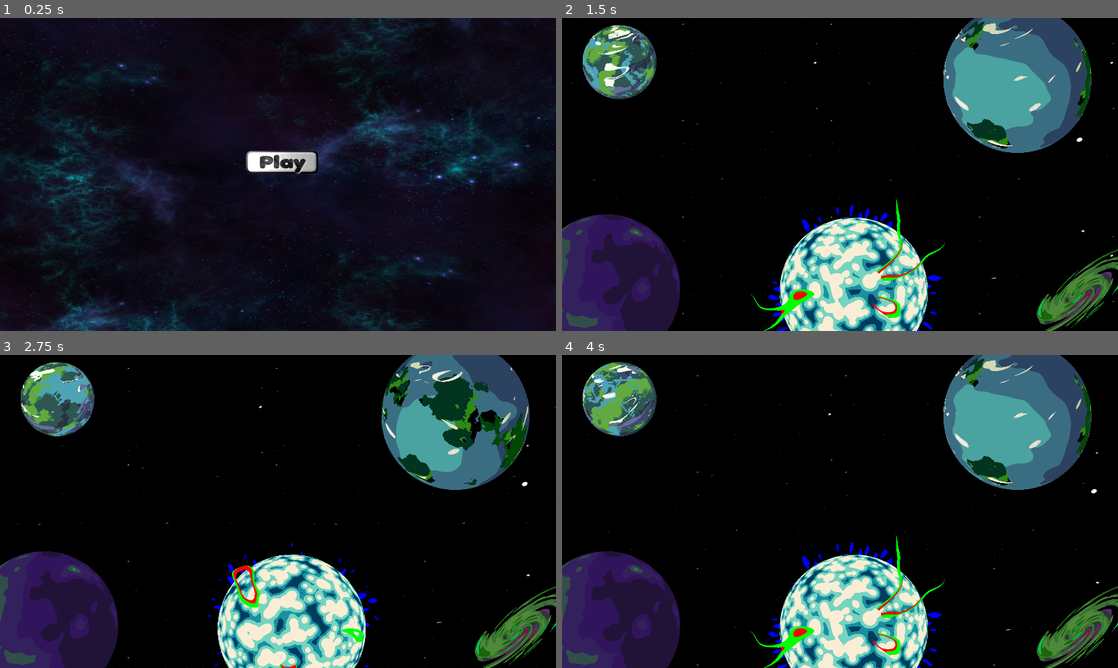
Above: before the commit, frames 1-4 (two rows, left to right).
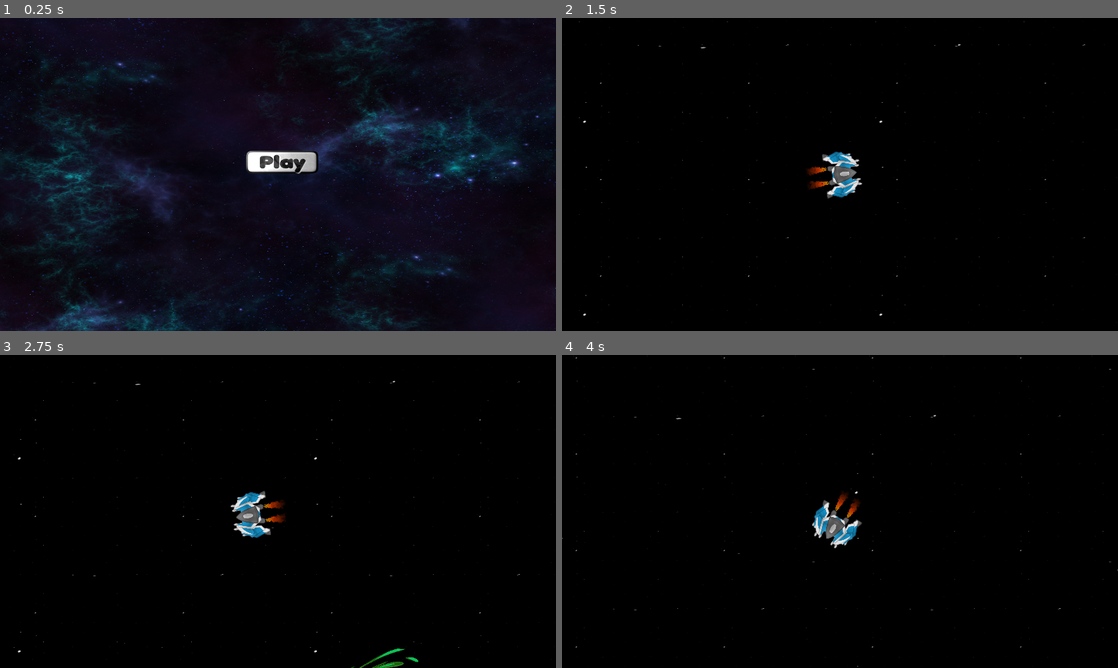
Above: after the commit, the same moments.

Repository: Weact/PortfolioGamifie
Game: Godot game, scene res://Scene/Menus/ScreenTitle/ScreenTitleMenu.tscn
Same seed, same stepped clock (60 frames per second), same inputs: the game is played once before the commit and once after it.
Inputs (mouse positions are in pixels of both pictures, inside the frame that each line leads up to):
- Up to frame 1 (0.25 s): no input
- Up to frame 2 (1.5 s): click (845, 161) at 0.5 s; move the mouse to (962, 158) at 1.27 s; press the mouse at (962, 158) at 1.28 s
- Up to frame 3 (2.75 s): move the mouse to (166, 527) at 2.02 s; release the mouse at (166, 527) at 2.03 s; click (166, 527) at 2.1 s
- Up to frame 4 (4 s): move the mouse to (895, 442) at 2.77 s; press the mouse at (895, 442) at 2.78 s; move the mouse to (812, 574) at 3.52 s; release the mouse at (812, 574) at 3.53 s; click (812, 574) at 3.6 s

The runs differ from the first frame. In frame 1, 3.3% of the frame differs, in the area x 0-100%, y 0-100%; in frame 2, 30%; in frame 3, 30%; in frame 4, 30%.

Commit message:
Planets

Diff:
--- a/Scene/Game/Game.tscn
+++ b/Scene/Game/Game.tscn
@@ -6,15 +6,7 @@
 [ext_resource path="res://Scene/Planets/ColorSmasherPlanet/ColorSmasherPlanet.tscn" type="PackedScene" id=4]
 [ext_resource path="res://Scene/Planets/DeveloperPlanet/DeveloperPlanet.tscn" type="PackedScene" id=5]
 [ext_resource path="res://Scene/Planets/HorrorShipTaskPlanet/HorrorShipTaskPlanet.tscn" type="PackedScene" id=6]
-
-[sub_resource type="GDScript" id=1]
-script/source = "extends ParallaxBackground
-
-export(Vector2) var scrolling_speed = Vector2.ZERO
-
-func _process(delta) -> void:
-	scroll_offset += scrolling_speed * delta
-"
+[ext_resource path="res://Scene/Player/Player.tscn" type="PackedScene" id=7]
 
 [node name="Game" type="Node2D"]
 __meta__ = {
@@ -22,8 +14,6 @@
 }
 
 [node name="ParallaxBackground" type="ParallaxBackground" parent="."]
-script = SubResource( 1 )
-scrolling_speed = Vector2( 20, 20 )
 
 [node name="ParallaxLayer" type="ParallaxLayer" parent="ParallaxBackground"]
 motion_mirroring = Vector2( 2047, 1330 )
@@ -42,22 +32,26 @@
 
 [node name="Planets" type="Node2D" parent="."]
 
+[node name="XionLeakPlanet" parent="Planets" instance=ExtResource( 2 )]
+position = Vector2( 908, 1040 )
+scale = Vector2( 1.5, 1.5 )
+
 [node name="HorrorShipTaskPlanet" parent="Planets" instance=ExtResource( 6 )]
-position = Vector2( 152, 933 )
-script = null
+position = Vector2( -568, 1605 )
+scale = Vector2( 1.5, 1.5 )
 
 [node name="HauntedDreamPlanet" parent="Planets" instance=ExtResource( 3 )]
-position = Vector2( 1572, 209 )
-script = null
+position = Vector2( 3180, -7 )
+scale = Vector2( 1.5, 1.5 )
 
 [node name="DeveloperPlanet" parent="Planets" instance=ExtResource( 5 )]
-position = Vector2( 198, 152 )
-script = null
+position = Vector2( -474, -760 )
+scale = Vector2( 2.5, 2.5 )
 
 [node name="ColorSmasherPlanet" parent="Planets" instance=ExtResource( 4 )]
-position = Vector2( 1007, 944 )
-script = null
+position = Vector2( 3407, 2040 )
+scale = Vector2( 1.5, 1.5 )
 
-[node name="XionLeakPlanet" parent="Planets" instance=ExtResource( 2 )]
-position = Vector2( 1780, 952 )
-script = null
+[node name="Player" parent="." instance=ExtResource( 7 )]
+position = Vector2( 711.816, 317.604 )
+acceleration = 500
--- a/Scene/Menus/ScreenTitle/ScreenTitleMenu.tscn
+++ b/Scene/Menus/ScreenTitle/ScreenTitleMenu.tscn
@@ -60,7 +60,7 @@
 
 [node name="ParallaxBackground" type="ParallaxBackground" parent="."]
 script = SubResource( 1 )
-scrolling_speed = Vector2( 50, 50 )
+scrolling_speed = Vector2( 30, 30 )
 
 [node name="ParallaxLayer" type="ParallaxLayer" parent="ParallaxBackground"]
 motion_mirroring = Vector2( 2047, 1330 )
--- /dev/null
+++ b/Scene/Planets/ColorSmasherPlanet/ColorSmasherPlanet.gd
@@ -0,0 +1,16 @@
+extends Planet
+class_name ColorSmasherPlanet
+func is_class(value: String):return value == "ColorSmasherPlanet" or .is_class(value)
+func get_class() -> String:return "ColorSmasherPlanet"
+
+#### ACCESSORS ####
+
+#### BUILT-IN ####
+
+#### LOGIC ####
+
+#### VIRTUALS ####
+
+#### INPUTS ####
+
+#### SIGNAL RESPONSES ####
--- a/Scene/Planets/ColorSmasherPlanet/ColorSmasherPlanet.tscn
+++ b/Scene/Planets/ColorSmasherPlanet/ColorSmasherPlanet.tscn
@@ -1,7 +1,8 @@
-[gd_scene load_steps=30 format=2]
+[gd_scene load_steps=32 format=2]
 
 [ext_resource path="res://Scene/Planets/Planet.tscn" type="PackedScene" id=1]
 [ext_resource path="res://Scene/Planets/ColorSmasherPlanet/ColorSmasherPlanet.png" type="Texture" id=2]
+[ext_resource path="res://Scene/Planets/ColorSmasherPlanet/ColorSmasherPlanet.gd" type="Script" id=3]
 
 [sub_resource type="AtlasTexture" id=1]
 flags = 4
@@ -137,14 +138,44 @@
 } ]
 
 [sub_resource type="CircleShape2D" id=27]
-radius = 571.031
+radius = 368.776
+
+[sub_resource type="Animation" id=28]
+length = 0.5
+step = 0.05
+tracks/0/type = "value"
+tracks/0/path = NodePath("PlanetInfosContainer:position")
+tracks/0/interp = 1
+tracks/0/loop_wrap = true
+tracks/0/imported = false
+tracks/0/enabled = true
+tracks/0/keys = {
+"times": PoolRealArray( 0, 0.25, 0.5 ),
+"transitions": PoolRealArray( 1, 1, 1 ),
+"update": 0,
+"values": [ Vector2( 0, 0 ), Vector2( -150, -150 ), Vector2( -300, -300 ) ]
+}
 
 [node name="ColorSmasherPlanet" instance=ExtResource( 1 )]
+script = ExtResource( 3 )
 
 [node name="PlanetAnimation" parent="." index="0"]
 frames = SubResource( 26 )
-frame = 9
+frame = 3
 playing = true
 
 [node name="PlanetHitBox" parent="PlanetShape" index="0"]
 shape = SubResource( 27 )
+
+[node name="AnimationPlayer" parent="." index="2"]
+anims/move_informations = SubResource( 28 )
+
+[node name="Label" type="Label" parent="PlanetInfosContainer/HBoxContainer/VBoxContainer" index="0"]
+margin_right = 40.0
+margin_bottom = 14.0
+text = "Color Smasher"
+
+[node name="Label2" type="Label" parent="PlanetInfosContainer/HBoxContainer/VBoxContainer" index="1"]
+margin_right = 40.0
+margin_bottom = 14.0
+text = "School Project"
--- /dev/null
+++ b/Scene/Planets/DeveloperPlanet/DeveloperPlanet.gd
@@ -0,0 +1,16 @@
+extends Planet
+class_name DeveloperPlanet
+func is_class(value: String):return value == "DeveloperPlanet" or .is_class(value)
+func get_class() -> String:return "DeveloperPlanet"
+
+#### ACCESSORS ####
+
+#### BUILT-IN ####
+
+#### LOGIC ####
+
+#### VIRTUALS ####
+
+#### INPUTS ####
+
+#### SIGNAL RESPONSES ####
--- a/Scene/Planets/DeveloperPlanet/DeveloperPlanet.tscn
+++ b/Scene/Planets/DeveloperPlanet/DeveloperPlanet.tscn
@@ -1,7 +1,8 @@
-[gd_scene load_steps=30 format=2]
+[gd_scene load_steps=32 format=2]
 
 [ext_resource path="res://Scene/Planets/Planet.tscn" type="PackedScene" id=1]
 [ext_resource path="res://Scene/Planets/DeveloperPlanet/DeveloperInformationPlanet.png" type="Texture" id=2]
+[ext_resource path="res://Scene/Planets/DeveloperPlanet/DeveloperPlanet.gd" type="Script" id=3]
 
 [sub_resource type="AtlasTexture" id=1]
 flags = 4
@@ -133,18 +134,64 @@
 "frames": [ SubResource( 1 ), SubResource( 2 ), SubResource( 3 ), SubResource( 4 ), SubResource( 5 ), SubResource( 6 ), …(360 unchanged characters)…
 "loop": true,
 "name": "default",
-"speed": 14.0
+"speed": 7.0
 } ]
 
 [sub_resource type="CircleShape2D" id=27]
-radius = 251.205
+radius = 137.746
+
+[sub_resource type="Animation" id=28]
+resource_name = "move_informations"
+length = 0.5
+step = 0.05
+tracks/0/type = "value"
+tracks/0/path = NodePath("PlanetInfosContainer:position")
+tracks/0/interp = 1
+tracks/0/loop_wrap = true
+tracks/0/imported = false
+tracks/0/enabled = true
+tracks/0/keys = {
+"times": PoolRealArray( 0, 0.25, 0.5 ),
+"transitions": PoolRealArray( 1, 1, 1 ),
+"update": 0,
+"values": [ Vector2( 0, 0 ), Vector2( -100, -100 ), Vector2( -220, -220 ) ]
+}
 
 [node name="DeveloperPlanet" instance=ExtResource( 1 )]
+script = ExtResource( 3 )
 
 [node name="PlanetAnimation" parent="." index="0"]
 frames = SubResource( 26 )
-frame = 4
+frame = 2
 playing = true
 
 [node name="PlanetHitBox" parent="PlanetShape" index="0"]
 shape = SubResource( 27 )
+
+[node name="AnimationPlayer" parent="." index="2"]
+anims/move_informations = SubResource( 28 )
+
+[node name="Label" type="Label" parent="PlanetInfosContainer/HBoxContainer/VBoxContainer" index="0"]
+margin_right = 40.0
+margin_bottom = 14.0
+text = "DRUCKES Lucas"
+
+[node name="Label2" type="Label" parent="PlanetInfosContainer/HBoxContainer/VBoxContainer" index="1"]
+margin_right = 40.0
+margin_bottom = 14.0
+text = "C++ / C#"
+
+[node name="Label3" type="Label" parent="PlanetInfosContainer/HBoxContainer/VBoxContainer" index="2"]
+margin_right = 40.0
+margin_bottom = 14.0
+text = "HTML, JS, PHASER3, CSS, PHP, SQL"
+
+[node name="Label4" type="Label" parent="PlanetInfosContainer/HBoxContainer/VBoxContainer" index="3"]
+margin_right = 40.0
+margin_bottom = 14.0
+text = "GODOT, UNREAL, UNITY"
+
+[node name="Label5" type="Label" parent="PlanetInfosContainer/HBoxContainer/VBoxContainer" index="4"]
+margin_right = 40.0
+margin_bottom = 14.0
+text = "LUDUS ACADEMIE"
--- /dev/null
+++ b/Scene/Planets/HauntedDreamPlanet/HauntedDreamPlanet.gd
@@ -0,0 +1,16 @@
+extends Planet
+class_name HauntedDreamPlanet
+func is_class(value: String):return value == "HauntedDreamPlanet" or .is_class(value)
+func get_class() -> String:return "HauntedDreamPlanet"
+
+#### ACCESSORS ####
+
+#### BUILT-IN ####
+
+#### LOGIC ####
+
+#### VIRTUALS ####
+
+#### INPUTS ####
+
+#### SIGNAL RESPONSES ####
--- a/Scene/Planets/HauntedDreamPlanet/HauntedDreamPlanet.tscn
+++ b/Scene/Planets/HauntedDreamPlanet/HauntedDreamPlanet.tscn
@@ -1,7 +1,8 @@
-[gd_scene load_steps=30 format=2]
+[gd_scene load_steps=32 format=2]
 
 [ext_resource path="res://Scene/Planets/Planet.tscn" type="PackedScene" id=1]
 [ext_resource path="res://Scene/Planets/HauntedDreamPlanet/HauntedDreamPlanet.png" type="Texture" id=2]
+[ext_resource path="res://Scene/Planets/HauntedDreamPlanet/HauntedDreamPlanet.gd" type="Script" id=3]
 
 [sub_resource type="AtlasTexture" id=1]
 flags = 4
@@ -137,14 +138,44 @@
 } ]
 
 [sub_resource type="CircleShape2D" id=27]
-radius = 556.109
+radius = 304.005
+
+[sub_resource type="Animation" id=28]
+length = 0.5
+step = 0.05
+tracks/0/type = "value"
+tracks/0/path = NodePath("PlanetInfosContainer:position")
+tracks/0/interp = 1
+tracks/0/loop_wrap = true
+tracks/0/imported = false
+tracks/0/enabled = true
+tracks/0/keys = {
+"times": PoolRealArray( 0, 0.25, 0.5 ),
+"transitions": PoolRealArray( 1, 1, 1 ),
+"update": 0,
+"values": [ Vector2( 0, 0 ), Vector2( -150, -150 ), Vector2( -300, -300 ) ]
+}
 
 [node name="HauntedDreamPlanet" instance=ExtResource( 1 )]
+script = ExtResource( 3 )
 
 [node name="PlanetAnimation" parent="." index="0"]
 frames = SubResource( 26 )
-frame = 5
+frame = 3
 playing = true
 
 [node name="PlanetHitBox" parent="PlanetShape" index="0"]
 shape = SubResource( 27 )
+
+[node name="AnimationPlayer" parent="." index="2"]
+anims/move_informations = SubResource( 28 )
+
+[node name="Label" type="Label" parent="PlanetInfosContainer/HBoxContainer/VBoxContainer" index="0"]
+margin_right = 40.0
+margin_bottom = 14.0
+text = "Haunted Dream"
+
+[node name="Label2" type="Label" parent="PlanetInfosContainer/HBoxContainer/VBoxContainer" index="1"]
+margin_right = 40.0
+margin_bottom = 14.0
+text = "GLOBAL GAME JAM 2021"
--- /dev/null
+++ b/Scene/Planets/HorrorShipTaskPlanet/HorrorShipTaskPlanet.gd
@@ -0,0 +1,16 @@
+extends Planet
+class_name HorrorShipTaskPlanet
+func is_class(value: String):return value == "HorrorShipTaskPlanet" or .is_class(value)
+func get_class() -> String:return "HorrorShipTaskPlanet"
+
+#### ACCESSORS ####
+
+#### BUILT-IN ####
+
+#### LOGIC ####
+
+#### VIRTUALS ####
+
+#### INPUTS ####
+
+#### SIGNAL RESPONSES ####
--- a/Scene/Planets/HorrorShipTaskPlanet/HorrorShipTaskPlanet.tscn
+++ b/Scene/Planets/HorrorShipTaskPlanet/HorrorShipTaskPlanet.tscn
@@ -1,7 +1,8 @@
-[gd_scene load_steps=30 format=2]
+[gd_scene load_steps=32 format=2]
 
 [ext_resource path="res://Scene/Planets/Planet.tscn" type="PackedScene" id=1]
 [ext_resource path="res://Scene/Planets/HorrorShipTaskPlanet/HorrorShipTaskPlanet.png" type="Texture" id=2]
+[ext_resource path="res://Scene/Planets/HorrorShipTaskPlanet/HorrorShipTaskPlanet.gd" type="Script" id=3]
 
 [sub_resource type="AtlasTexture" id=1]
 flags = 4
@@ -133,18 +134,61 @@
 "frames": [ SubResource( 1 ), SubResource( 2 ), SubResource( 3 ), SubResource( 4 ), SubResource( 5 ), SubResource( 6 ), …(360 unchanged characters)…
 "loop": true,
 "name": "default",
-"speed": 20.0
+"speed": 10.0
 } ]
 
 [sub_resource type="CircleShape2D" id=27]
-radius = 586.767
+radius = 278.377
+
+[sub_resource type="Animation" id=28]
+resource_name = "move_informations"
+length = 0.5
+step = 0.05
+tracks/0/type = "value"
+tracks/0/path = NodePath("PlanetInfosContainer:position")
+tracks/0/interp = 1
+tracks/0/loop_wrap = true
+tracks/0/imported = false
+tracks/0/enabled = true
+tracks/0/keys = {
+"times": PoolRealArray( 0, 0.25, 0.5 ),
+"transitions": PoolRealArray( 1, 1, 1 ),
+"update": 0,
+"values": [ Vector2( 0, 0 ), Vector2( -150, -150 ), Vector2( -300, -300 ) ]
+}
 
 [node name="HorrorShipTaskPlanet" instance=ExtResource( 1 )]
+script = ExtResource( 3 )
 
 [node name="PlanetAnimation" parent="." index="0"]
 frames = SubResource( 26 )
-frame = 4
+frame = 20
 playing = true
 
 [node name="PlanetHitBox" parent="PlanetShape" index="0"]
 shape = SubResource( 27 )
+
+[node name="AnimationPlayer" parent="." index="2"]
+anims/move_informations = SubResource( 28 )
+
+[node name="VBoxContainer" parent="PlanetInfosContainer/HBoxContainer" index="0"]
+margin_left = 0.0
+margin_right = 159.0
+margin_bottom = 49.0
+
+[node name="Label" type="Label" parent="PlanetInfosContainer/HBoxContainer/VBoxContainer" index="0"]
+margin_right = 159.0
+margin_bottom = 31.0
+text = "HORROR SHIP TASK
+"
+align = 1
+valign = 1
+
+[node name="Label2" type="Label" parent="PlanetInfosContainer/HBoxContainer/VBoxContainer" index="1"]
+margin_top = 35.0
+margin_right = 159.0
+margin_bottom = 49.0
+text = "MIX AND GAME JAM 2020"
+align = 1
+valign = 1
+uppercase = true
--- a/Scene/Planets/Planet.gd
+++ b/Scene/Planets/Planet.gd
@@ -4,12 +4,14 @@
 func get_class() -> String: return "Planet"
 
 onready var PlanetArea : Area2D = get_node("PlanetShape")
+onready var PlanetInformations : Node2D = get_node("PlanetInfosContainer")
 
 #### ACCESSORS ####
 
 #### BUILT-IN ####
 
-
+func _ready() -> void:
+	var __ = PlanetArea.connect("body_entered", self, "_on_body_entered")
 
 #### VIRTUALS ####
 
@@ -17,10 +19,17 @@
 
 #### LOGIC ####
 
-
+func show_planet_hud():
+	PlanetInformations.visible = true
+	$AnimationPlayer.play("move_informations")
 
 #### INPUTS ####
 
 
 
 #### SIGNAL RESPONSES ####
+
+func _on_body_entered(body: PhysicsBody2D) -> void:
+	print(body)
+	if is_instance_valid(body) and body.is_class("Player"):
+		show_planet_hud()
--- a/Scene/Planets/Planet.tscn
+++ b/Scene/Planets/Planet.tscn
@@ -19,3 +19,22 @@
 __meta__ = {
 "_edit_lock_": true
 }
+
+[node name="AnimationPlayer" type="AnimationPlayer" parent="."]
+
+[node name="PlanetInfosContainer" type="Node2D" parent="."]
+visible = false
+
+[node name="HBoxContainer" type="HBoxContainer" parent="PlanetInfosContainer"]
+margin_right = 40.0
+margin_bottom = 40.0
+alignment = 1
+__meta__ = {
+"_edit_use_anchors_": false
+}
+
+[node name="VBoxContainer" type="VBoxContainer" parent="PlanetInfosContainer/HBoxContainer"]
+margin_left = 20.0
+margin_right = 20.0
+margin_bottom = 40.0
+alignment = 1
--- /dev/null
+++ b/Scene/Planets/XionLeakPlanet/XionLeakPlanet.gd
@@ -0,0 +1,16 @@
+extends Planet
+class_name XionLeakPlanet
+func is_class(value: String):return value == "XionLeakPlanet" or .is_class(value)
+func get_class() -> String:return "XionLeakPlanet"
+
+#### ACCESSORS ####
+
+#### BUILT-IN ####
+
+#### LOGIC ####
+
+#### VIRTUALS ####
+
+#### INPUTS ####
+
+#### SIGNAL RESPONSES ####
--- a/Scene/Planets/XionLeakPlanet/XionLeakPlanet.tscn
+++ b/Scene/Planets/XionLeakPlanet/XionLeakPlanet.tscn
@@ -1,7 +1,8 @@
-[gd_scene load_steps=30 format=2]
+[gd_scene load_steps=32 format=2]
 
 [ext_resource path="res://Scene/Planets/Planet.tscn" type="PackedScene" id=1]
 [ext_resource path="res://Scene/Planets/XionLeakPlanet/XionLeakPlanet.png" type="Texture" id=2]
+[ext_resource path="res://Scene/Planets/XionLeakPlanet/XionLeakPlanet.gd" type="Script" id=3]
 
 [sub_resource type="AtlasTexture" id=1]
 flags = 4
@@ -133,18 +134,49 @@
 "frames": [ SubResource( 1 ), SubResource( 2 ), SubResource( 3 ), SubResource( 4 ), SubResource( 5 ), SubResource( 6 ), …(360 unchanged characters)…
 "loop": true,
 "name": "default",
-"speed": 20.0
+"speed": 13.0
 } ]
 
 [sub_resource type="CircleShape2D" id=27]
-radius = 357.09
+radius = 244.792
+
+[sub_resource type="Animation" id=28]
+resource_name = "move_informations"
+length = 0.5
+step = 0.05
+tracks/0/type = "value"
+tracks/0/path = NodePath("PlanetInfosContainer:position")
+tracks/0/interp = 1
+tracks/0/loop_wrap = true
+tracks/0/imported = false
+tracks/0/enabled = true
+tracks/0/keys = {
+"times": PoolRealArray( 0, 0.25, 0.5 ),
+"transitions": PoolRealArray( 1, 1, 1 ),
+"update": 0,
+"values": [ Vector2( 0, 0 ), Vector2( -150, -150 ), Vector2( -300, -300 ) ]
+}
 
 [node name="XionLeakPlanet" instance=ExtResource( 1 )]
+script = ExtResource( 3 )
 
 [node name="PlanetAnimation" parent="." index="0"]
 frames = SubResource( 26 )
-frame = 4
+frame = 1
 playing = true
 
 [node name="PlanetHitBox" parent="PlanetShape" index="0"]
 shape = SubResource( 27 )
+
+[node name="AnimationPlayer" parent="." index="2"]
+anims/move_informations = SubResource( 28 )
+
+[node name="Label" type="Label" parent="PlanetInfosContainer/HBoxContainer/VBoxContainer" index="0"]
+margin_right = 40.0
+margin_bottom = 14.0
+text = "Xion Leak"
+
+[node name="Label2" type="Label" parent="PlanetInfosContainer/HBoxContainer/VBoxContainer" index="1"]
+margin_right = 40.0
+margin_bottom = 14.0
+text = "Ludus Game Jam 2019"
--- /dev/null
+++ b/Scene/Player/Player.gd
@@ -0,0 +1,55 @@
+extends KinematicBody2D
+class_name Player
+func is_class(value: String):return value == "Player" or .is_class(value)
+func get_class() -> String:return "Player"
+
+export var max_speed = 400
+export var speed = 0
+export var acceleration = 1200
+var move_direction
+var moving = false
+var destination = Vector2.ZERO
+var movement = Vector2.ZERO
+
+#### ACCESSORS ####
+
+#### BUILT-IN ####
+func _physics_process(delta: float) -> void:
+	move(delta)
+
+#### LOGIC ####
+
+func move(delta):
+	if not moving:
+		speed = 0
+		if is_instance_valid($Reactors):
+			for reactor in $Reactors.get_children():
+				reactor.emitting = false
+	else:
+		speed += acceleration * delta
+		if speed > max_speed:
+			speed = max_speed
+
+	movement = position.direction_to(destination) * speed
+	move_direction = rad2deg(destination.angle_to_point(position))
+
+	if position.distance_to(destination) > 50:
+		movement = move_and_slide(movement)
+		if is_instance_valid($Reactors):
+			for reactor in $Reactors.get_children():
+				if not reactor.emitting:
+					reactor.emitting = !reactor.emitting
+	else:
+		moving = false
+
+#### VIRTUALS ####
+
+#### INPUTS ####
+
+func _unhandled_input(event: InputEvent) -> void:
+	if event.is_action_pressed('move_player'):
+		moving = true
+		destination = get_global_mouse_position()
+		look_at(destination)
+
+#### SIGNAL RESPONSES ####
--- /dev/null
+++ b/Scene/Player/Player.tscn
@@ -0,0 +1,99 @@
+[gd_scene load_steps=7 format=2]
+
+[ext_resource path="res://Scene/Player/Sprite/Player.png" type="Texture" id=1]
+[ext_resource path="res://Scene/Player/Player.gd" type="Script" id=2]
+
+[sub_resource type="CircleShape2D" id=1]
+radius = 68.3032
+
+[sub_resource type="Curve" id=2]
+min_value = 1.0
+max_value = 15.0
+_data = [ Vector2( 0, 1.97045 ), 0.0, 0.0, 0, 0, Vector2( 1, 8.71591 ), 0.0, 0.0, 0, 0 ]
+
+[sub_resource type="Gradient" id=3]
+offsets = PoolRealArray( 0, 0.263844, 0.514658, 0.947883 )
+colors = PoolColorArray( 0.615686, 0.435294, 0, 0.937255, 0.768627, 0.384314, 0, 0.694118, 0.717647, 0.188235, 0, 0.658824, 0, 0, 0, 0.670588 )
+
+[sub_resource type="CircleShape2D" id=4]
+radius = 16.0
+
+[node name="Player" type="KinematicBody2D"]
+script = ExtResource( 2 )
+__meta__ = {
+"_edit_lock_": true
+}
+
+[node name="Sprite" type="Sprite" parent="."]
+rotation = 1.5708
+scale = Vector2( 0.6, 0.6 )
+texture = ExtResource( 1 )
+__meta__ = {
+"_edit_lock_": true
+}
+
+[node name="Area2D" type="Area2D" parent="."]
+__meta__ = {
+"_edit_lock_": true
+}
+
+[node name="CollisionShape2D" type="CollisionShape2D" parent="Area2D"]
+shape = SubResource( 1 )
+__meta__ = {
+"_edit_lock_": true
+}
+
+[node name="Camera" type="Camera2D" parent="."]
+current = true
+smoothing_enabled = true
+smoothing_speed = 3.0
+drag_margin_left = 0.3
+drag_margin_top = 0.3
+drag_margin_right = 0.3
+drag_margin_bottom = 0.3
+editor_draw_drag_margin = true
+
+[node name="Reactors" type="Node2D" parent="."]
+
+[node name="LeftReactor" type="CPUParticles2D" parent="Reactors"]
+position = Vector2( -56, -24 )
+emitting = false
+amount = 200
+lifetime = 0.85
+emission_shape = 1
+emission_sphere_radius = 5.0
+direction = Vector2( -1, 0 )
+spread = 5.0
+gravity = Vector2( 0, 0 )
+initial_velocity = 1.0
+angular_velocity = 360.0
+linear_accel = 200.0
+radial_accel = 5.0
+scale_amount_curve = SubResource( 2 )
+color_ramp = SubResource( 3 )
+__meta__ = {
+"_edit_lock_": true
+}
+
+[node name="RightReactor" type="CPUParticles2D" parent="Reactors"]
+position = Vector2( -56, 24 )
+emitting = false
+amount = 200
+lifetime = 0.85
+emission_shape = 1
+emission_sphere_radius = 5.0
+direction = Vector2( -1, 0 )
+spread = 5.0
+gravity = Vector2( 0, 0 )
+initial_velocity = 1.0
+angular_velocity = 360.0
+linear_accel = 200.0
+radial_accel = 5.0
+scale_amount_curve = SubResource( 2 )
+color_ramp = SubResource( 3 )
+__meta__ = {
+"_edit_lock_": true
+}
+
+[node name="CollisionShape2D" type="CollisionShape2D" parent="."]
+shape = SubResource( 4 )
--- a/project.godot
+++ b/project.godot
@@ -9,19 +9,55 @@
 config_version=4
 
 _global_script_classes=[ {
+"base": "Planet",
+"class": "ColorSmasherPlanet",
+"language": "GDScript",
+"path": "res://Scene/Planets/ColorSmasherPlanet/ColorSmasherPlanet.gd"
+}, {
+"base": "Planet",
+"class": "DeveloperPlanet",
+"language": "GDScript",
+"path": "res://Scene/Planets/DeveloperPlanet/DeveloperPlanet.gd"
+}, {
+"base": "Planet",
+"class": "HauntedDreamPlanet",
+"language": "GDScript",
+"path": "res://Scene/Planets/HauntedDreamPlanet/HauntedDreamPlanet.gd"
+}, {
+"base": "Planet",
+"class": "HorrorShipTaskPlanet",
+"language": "GDScript",
+"path": "res://Scene/Planets/HorrorShipTaskPlanet/HorrorShipTaskPlanet.gd"
+}, {
 "base": "Node2D",
 "class": "Planet",
 "language": "GDScript",
 "path": "res://Scene/Planets/Planet.gd"
 }, {
+"base": "KinematicBody2D",
+"class": "Player",
+"language": "GDScript",
+"path": "res://Scene/Player/Player.gd"
+}, {
 "base": "Node2D",
 "class": "ScreenTitleMenu",
 "language": "GDScript",
 "path": "res://Scene/Menus/ScreenTitle/ScreenTitleMenu.gd"
+}, {
+"base": "Planet",
+"class": "XionLeakPlanet",
+"language": "GDScript",
+"path": "res://Scene/Planets/XionLeakPlanet/XionLeakPlanet.gd"
 } ]
 _global_script_class_icons={
+"ColorSmasherPlanet": "",
+"DeveloperPlanet": "",
+"HauntedDreamPlanet": "",
+"HorrorShipTaskPlanet": "",
 "Planet": "",
-"ScreenTitleMenu": ""
+"Player": "",
+"ScreenTitleMenu": "",
+"XionLeakPlanet": ""
 }
 
 [application]
@@ -97,6 +133,31 @@
 , Object(InputEventKey,"resource_local_to_scene":false,"resource_name":"","device":0,"alt":false,"shift":false,"control":false,"meta":false,"command":false,"pressed":false,"scancode":0,"physical_scancode":83,"unicode":0,"echo":false,"script":null)
  ]
 }
+player_left={
+"deadzone": 0.5,
+"events": [ Object(InputEventKey,"resource_local_to_scene":false,"resource_name":"","device":0,"alt":false,"shift":false,"control":false,"meta":false,"command":false,"pressed":false,"scancode":0,"physical_scancode":65,"unicode":0,"echo":false,"script":null)
+ ]
+}
+player_right={
+"deadzone": 0.5,
+"events": [ Object(InputEventKey,"resource_local_to_scene":false,"resource_name":"","device":0,"alt":false,"shift":false,"control":false,"meta":false,"command":false,"pressed":false,"scancode":0,"physical_scancode":68,"unicode":0,"echo":false,"script":null)
+ ]
+}
+player_up={
+"deadzone": 0.5,
+"events": [ Object(InputEventKey,"resource_local_to_scene":false,"resource_name":"","device":0,"alt":false,"shift":false,"control":false,"meta":false,"command":false,"pressed":false,"scancode":0,"physical_scancode":87,"unicode":0,"echo":false,"script":null)
+ ]
+}
+player_down={
+"deadzone": 0.5,
+"events": [ Object(InputEventKey,"resource_local_to_scene":false,"resource_name":"","device":0,"alt":false,"shift":false,"control":false,"meta":false,"command":false,"pressed":false,"scancode":0,"physical_scancode":83,"unicode":0,"echo":false,"script":null)
+ ]
+}
+move_player={
+"deadzone": 0.5,
+"events": [ Object(InputEventMouseButton,"resource_local_to_scene":false,"resource_name":"","device":0,"alt":false,"shift":false,"control":false,"meta":false,"command":false,"button_mask":0,"position":Vector2( 0, 0 ),"global_position":Vector2( 0, 0 ),"factor":1.0,"button_index":1,"pressed":false,"doubleclick":false,"script":null)
+ ]
+}
 
 [physics]
 
Not shown: 2 places in Scene/Menus/ScreenTitle/ScreenTitleMenu.tscn that only renumber resources
Binary file added: Scene/Player/Sprite/Player.png
Not shown, added: Scene/Player/Sprite/Player.png.import
